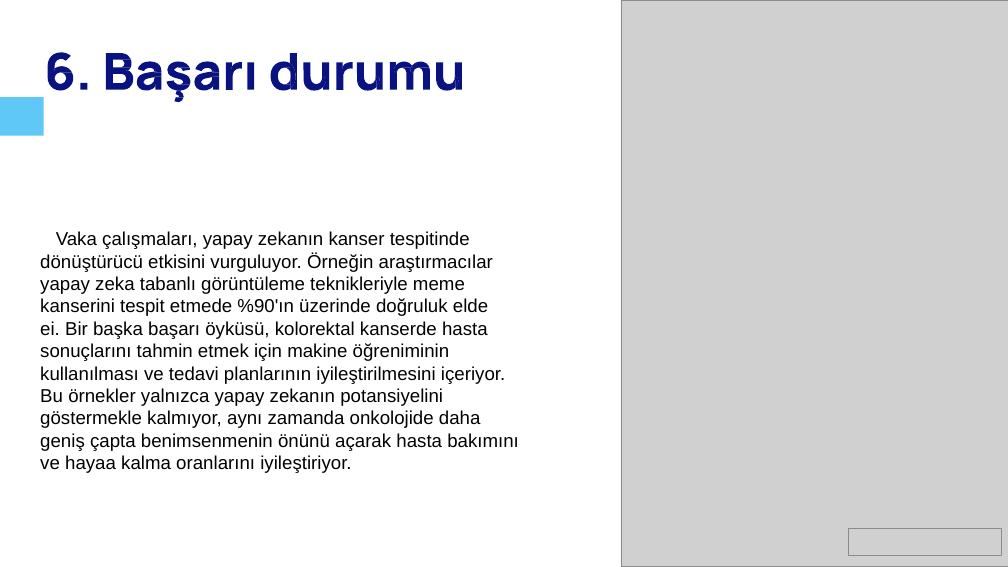
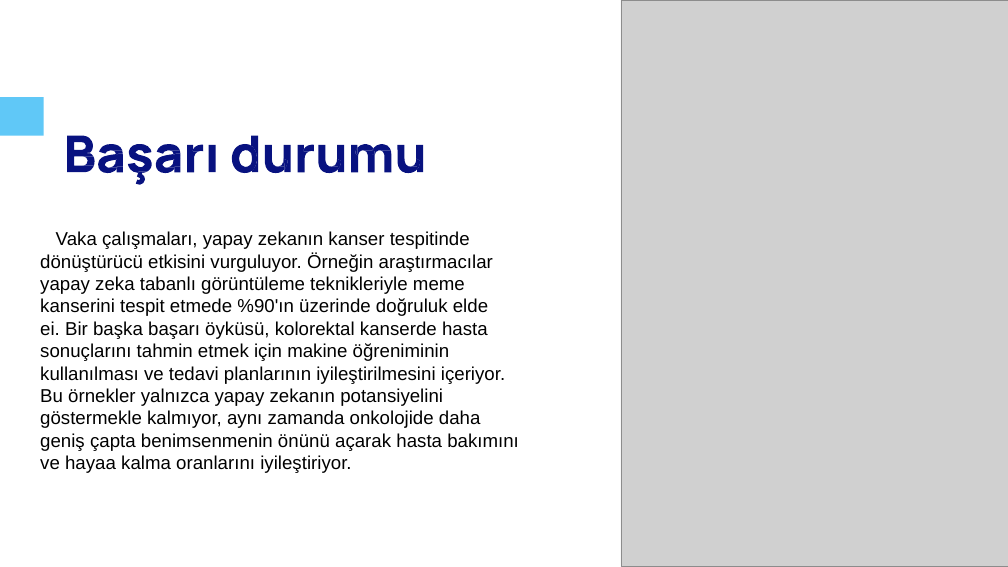
Before and after one commit to kadiryildiz283/Sigmoid-function-for-prediction-cancer, a slide deck: slide 5 of ai-and-machine-learning-in-cancer-detection.pptx. Drawn at 1008x567 pixels with LibreOffice and Linux fonts; fonts in the diff are those of the drawing; grey boxes stand for pictures. Boxes give left, top, right and bottom in pixels: in the first picture for what was removed or moved away, otherwise in the second. Text is boxed around its words. In the diff, an @@ line names an element or a change of style, - is before the commit and + after.

```diff
--- a/ai-and-machine-learning-in-cancer-detection.pptx
+++ b/ai-and-machine-learning-in-cancer-detection.pptx
@@ freeform shape removed at box(81, 83, 87, 89) @@
@@ freeform shape removed at box(357, 62, 382, 91) @@
@@ freeform shape: place and size @@
-freeform shape at box(48, 52, 73, 91)
+freeform shape at box(67, 136, 95, 173)
@@ freeform shape: place and size @@
-freeform shape at box(106, 53, 134, 90)
+freeform shape at box(98, 144, 123, 173)
@@ freeform shape: place and size @@
-freeform shape at box(167, 62, 190, 103)
+freeform shape at box(128, 144, 151, 185)
@@ freeform shape: place and size @@
-freeform shape at box(137, 62, 162, 91)
+freeform shape at box(156, 144, 181, 173)
@@ freeform shape: place and size @@
-freeform shape at box(194, 62, 219, 91)
+freeform shape at box(265, 145, 290, 173)
@@ freeform shape: place and size @@
-freeform shape at box(304, 62, 329, 91)
+freeform shape at box(319, 145, 344, 173)
@@ freeform shape: place and size @@
-freeform shape at box(390, 62, 430, 90)
+freeform shape at box(351, 144, 392, 173)
@@ 5 freeform shapes: place and size @@
-5 freeform shapes at box(226, 53, 462, 91)
+5 freeform shapes at box(187, 136, 423, 173)
@@ picture removed at box(849, 529, 1001, 556) @@
```
Also in this commit, not shown: 4 other slides changed.
